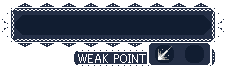
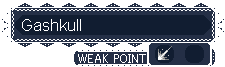
Before/after of a 225 × 67 layered artwork. What changed in the layer stack:
renamed "Pasted Layer" to "Gashkull", showed it, moved it above "BG", painted on it over [22, 19, 81, 31]
